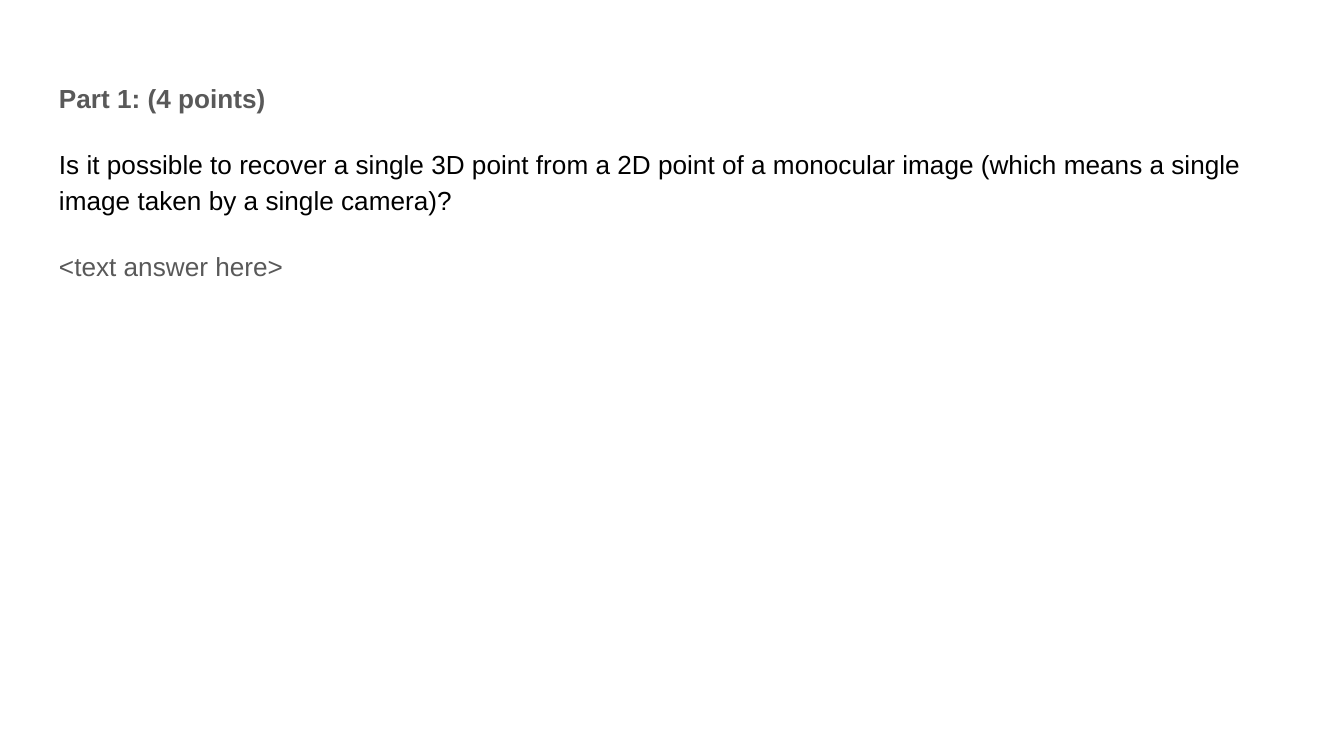
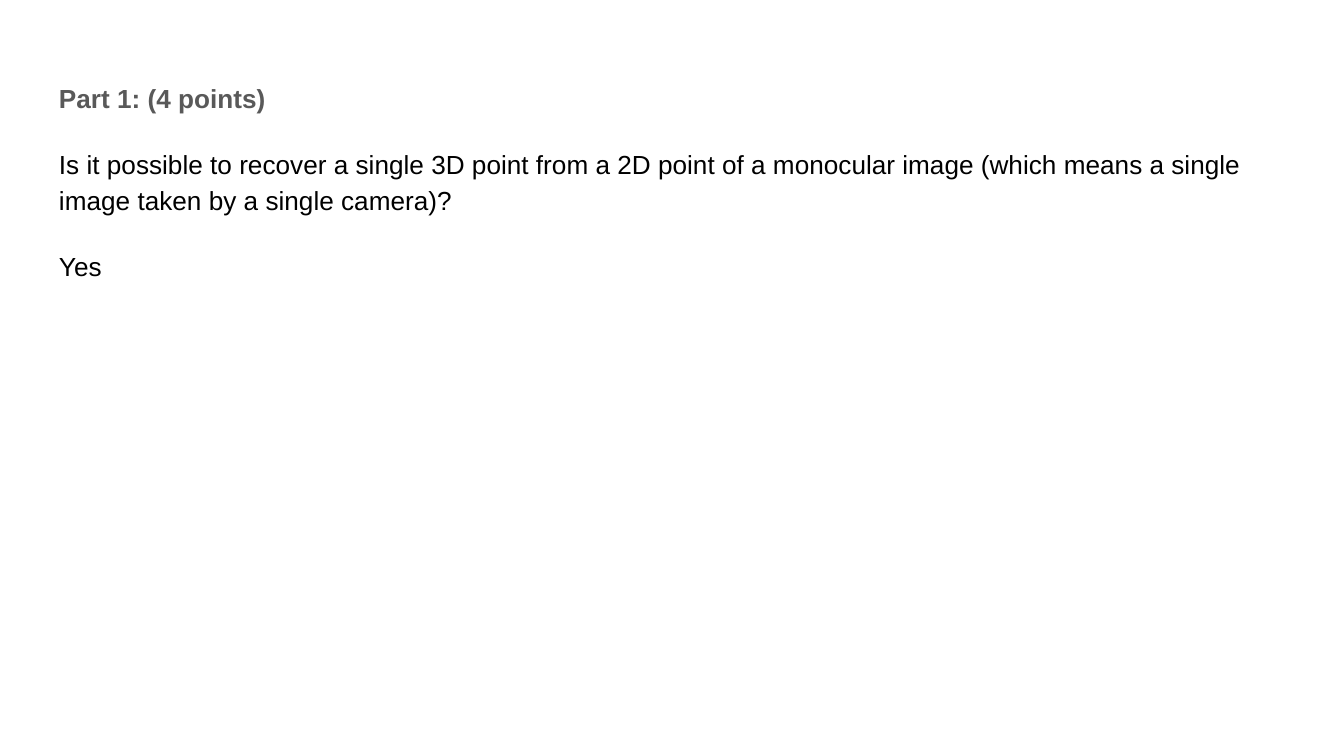
Before and after one commit to AaronLopes/vision-projs, a slide deck: slide 4 of proj6_release/proj6_template.pptx. Drawn at 1344x756 pixels with LibreOffice and Linux fonts; fonts in the diff are those of the drawing. Boxes give left, top, right and bottom in pixels: in the first picture for what was removed or moved away, otherwise in the second. Text is boxed around its words. In the diff, an @@ line names an element or a change of style, - is before the commit and + after.

```diff
--- a/proj6_release/proj6_template.pptx
+++ b/proj6_release/proj6_template.pptx
@@ text at (59, 258, 102, 277): text changed; text colour #595959 to #000000 @@
-<text answer here>
+Yes
```
Also in this commit, not shown: 4 other slides changed, 4 other files.
